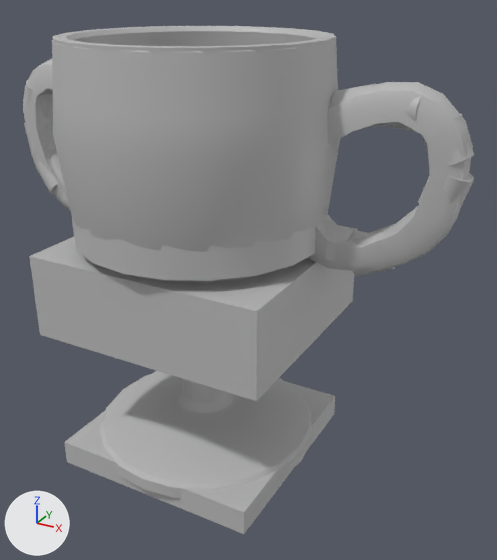
A saved change to the FBX model tidyingup/Assets/FBX Models/trophy.fbx.
Both versions are drawn from a camera (50 mm lens) standing at (0.0284, -0.0439, 0.0375) and looking at (0.0036, 0.0013, 0.0149). The axes (+X, +Y, +Z) are drawn at lower left. The lights are the same throughout. Where no turn or scale is listed for an object, it has been applied to the vertices.

Before the edit, the objects in view are built like this:
```python
ob_trophy = bpy.data.objects.new('trophy', me_mesh)
ob_trophy.location = (0.0, 0.0, 0.02112)
ob_trophy.rotation_euler = (1.571, 0.0, 0.285)  # degrees (90, 0, 16)
ob_trophy.scale = (0.01, 0.01, 0.01)
ob_trophy_bottom = bpy.data.objects.new('trophy_bottom', me_mesh_003)
ob_trophy_bottom.location = (0.0, 0.0, 0.01302)
ob_trophy_mesh = bpy.data.objects.new('trophy_mesh', me_mesh_002)
ob_trophy_mesh.location = (0.0, 0.0, 0.02878)
ob_trophy_netural_bottom = bpy.data.objects.new('trophy_netural_bottom', me_mesh_004)
ob_trophy_netural_bottom.location = (0.0, 0.0, 0.0)
ob_trophy_ring10 = bpy.data.objects.new('trophy_ring10', me_mesh_014)
ob_trophy_ring10.location = (-0.01802, 0.00218, 0.02758)
ob_trophy_ring4 = bpy.data.objects.new('trophy_ring4', me_mesh_008)
ob_trophy_ring4.location = (0.01831, 0.00228, 0.02431)
ob_trophy_ring6 = bpy.data.objects.new('trophy_ring6', me_mesh_010)
ob_trophy_ring6.location = (0.01364, 0.00173, 0.01897)
ob_trophy_stem = bpy.data.objects.new('trophy_stem', me_mesh_001)
ob_trophy_stem.location = (0.0, 0.0, 0.00823)
```
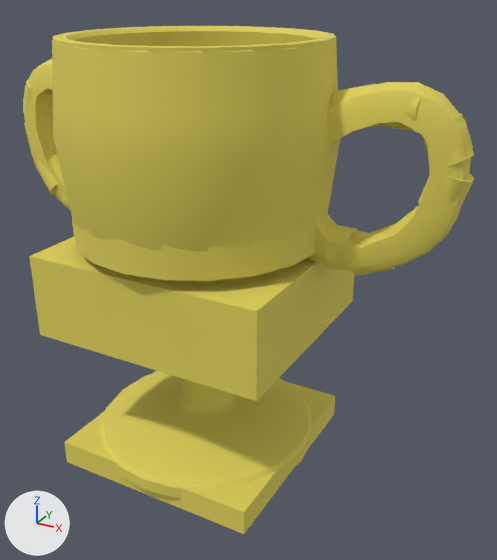
What differs and where, as boxes [x1, y1, x2, y2] in the pictures (497 x 560 px):
'trophy', recoloured (grey to yellow)
    both: [23, 26, 473, 498]
'trophy_bottom', recoloured (grey to yellow)
    both: [29, 226, 357, 401]
'trophy_mesh', recoloured (grey to yellow)
    both: [52, 27, 336, 281]
'trophy_netural_bottom', recoloured (grey to yellow)
    both: [64, 371, 335, 534]
'trophy_stem', recoloured (grey to yellow)
    both: [183, 379, 228, 403]
'trophy_ring4', recoloured (grey to yellow)
    both: [418, 173, 474, 207]
'trophy_ring12', recoloured (grey to yellow)
    both: [36, 153, 63, 195]
'trophy_ring6', recoloured (grey to yellow)
    both: [349, 231, 395, 276]
'trophy_ring10', recoloured (grey to yellow)
    both: [23, 80, 53, 120]
'trophy_ring7', recoloured (grey to yellow)
    both: [325, 220, 354, 240]

Edits to the bpy script that builds the scene:
```text
Add mat_trophycolor:
    mat_trophycolor = principled_material('TrophyColor')
    mat_trophycolor.base_color = (0.76, 0.653, 0.104)  # yellow #e2d35b
    mat_trophycolor.roughness = 0.853
Change me_mesh_014:
    where me_mesh_014.from_pydata(...)  # 42 vertices, 60 faces; spans x -0.00183..0.00183, y -0.00152..0.00152, z -0.00185..0.00185
    remove me_mesh_014.materials.append(mat_lambert1)  # grey #bcbcbc
    add me_mesh_014.materials.append(mat_trophycolor)  # yellow #e2d35b
Change me_mesh:
    where me_mesh.from_pydata(...)  # 840 vertices, 852 faces; spans x -1.83..1.97, y -2.14..1.27, z -1.07..1.07
    remove me_mesh.materials.append(mat_lambert1)  # grey #bcbcbc
    add me_mesh.materials.append(mat_trophycolor)  # yellow #e2d35b
Change me_mesh_004:
    where me_mesh_004.from_pydata(...)  # 8 vertices, 6 faces; spans x -0.0088..0.0088, y -0.0089..0.0089, z -0.0011..0.0011
    remove me_mesh_004.materials.append(mat_lambert1)  # grey #bcbcbc
    add me_mesh_004.materials.append(mat_trophycolor)  # yellow #e2d35b
Change me_mesh_016:
    where me_mesh_016.from_pydata(...)  # 42 vertices, 60 faces; spans x -0.00198..0.00198, y -0.0016..0.0016, z -0.00198..0.00198
    remove me_mesh_016.materials.append(mat_lambert1)  # grey #bcbcbc
    add me_mesh_016.materials.append(mat_trophycolor)  # yellow #e2d35b
Change me_mesh_001:
    where me_mesh_001.from_pydata(...)  # 42 vertices, 60 faces; spans x -0.00202..0.00202, y -0.00202..0.00202, z -0.00447..0.00447
    remove me_mesh_001.materials.append(mat_lambert1)  # grey #bcbcbc
    add me_mesh_001.materials.append(mat_trophycolor)  # yellow #e2d35b
Change me_mesh_003:
    where me_mesh_003.from_pydata(...)  # 8 vertices, 6 faces; spans x -0.0099..0.0099, y -0.009..0.009, z -0.0018..0.005
    remove me_mesh_003.materials.append(mat_lambert1)  # grey #bcbcbc
    add me_mesh_003.materials.append(mat_trophycolor)  # yellow #e2d35b
Change me_mesh_002:
    where me_mesh_002.from_pydata(...)  # 80 vertices, 80 faces; spans x -0.01..0.01, y -0.01..0.01, z -0.0098..0.005
    remove me_mesh_002.materials.append(mat_lambert1)  # grey #bcbcbc
    add me_mesh_002.materials.append(mat_trophycolor)  # yellow #e2d35b
Change me_mesh_008:
    where me_mesh_008.from_pydata(...)  # 42 vertices, 60 faces; spans x -0.00175..0.00175, y -0.0014..0.0014, z -0.00175..0.00175
    remove me_mesh_008.materials.append(mat_lambert1)  # grey #bcbcbc
    add me_mesh_008.materials.append(mat_trophycolor)  # yellow #e2d35b
Change me_mesh_010:
    where me_mesh_010.from_pydata(...)  # 42 vertices, 60 faces; spans x -0.00182..0.00182, y -0.00161..0.00161, z -0.00178..0.00178
    remove me_mesh_010.materials.append(mat_lambert1)  # grey #bcbcbc
    add me_mesh_010.materials.append(mat_trophycolor)  # yellow #e2d35b
Change me_mesh_011:
    where me_mesh_011.from_pydata(...)  # 42 vertices, 60 faces; spans x -0.00178..0.00178, y -0.00156..0.00156, z -0.00176..0.00176
    remove me_mesh_011.materials.append(mat_lambert1)  # grey #bcbcbc
    add me_mesh_011.materials.append(mat_trophycolor)  # yellow #e2d35b
```
